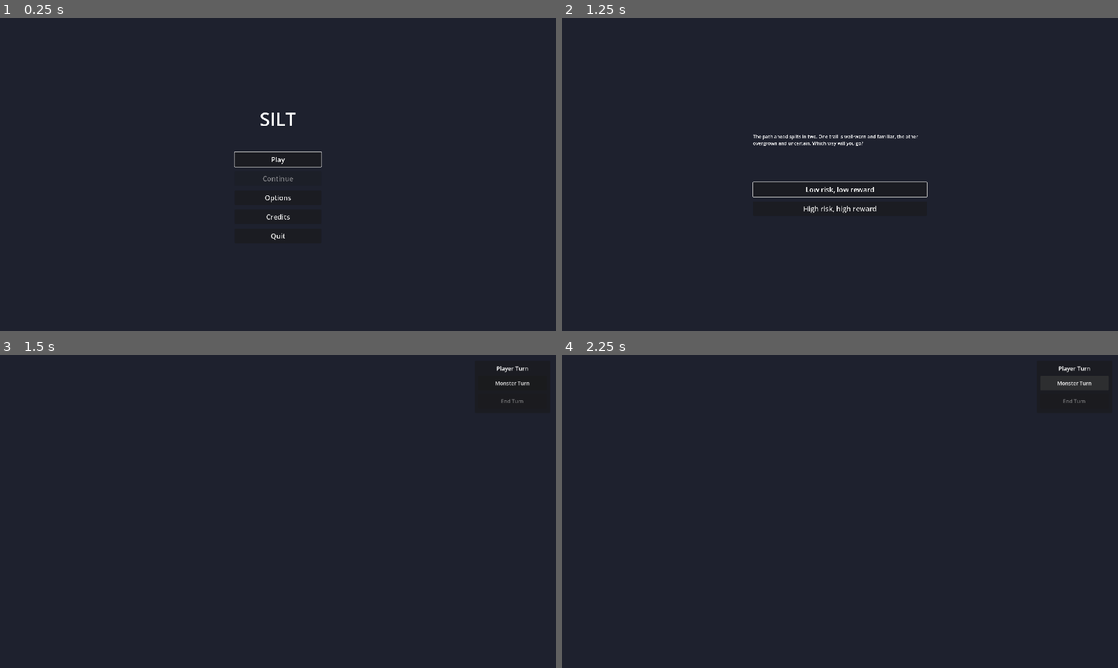
Above: before the commit, frames 1-4 (two rows, left to right).
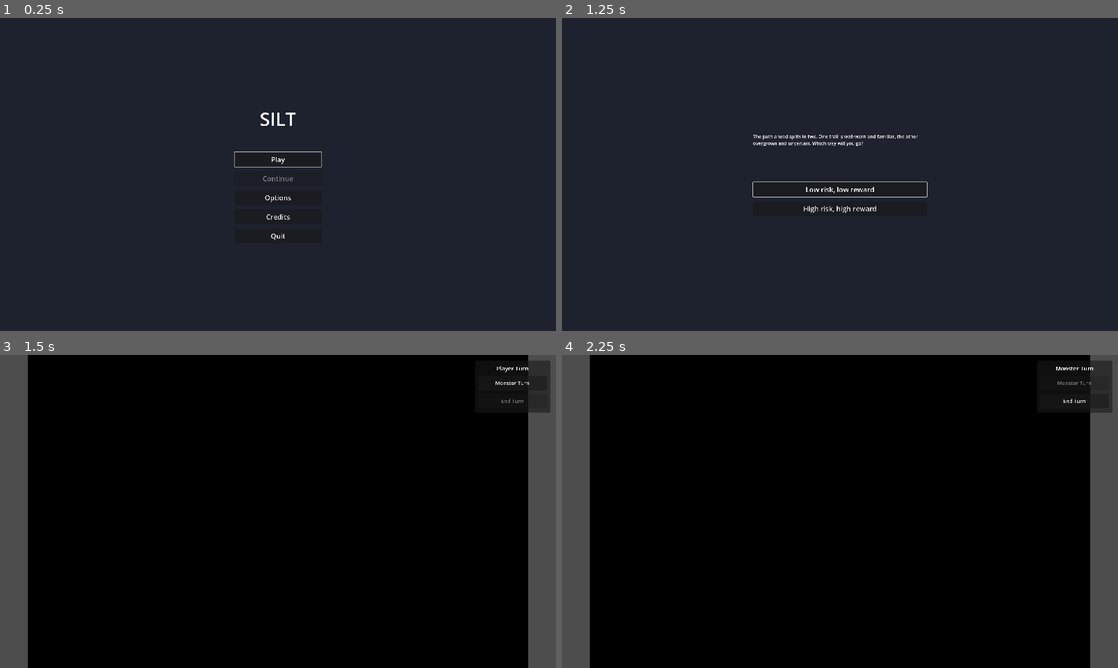
Above: after the commit, the same moments.

Repository: aartcmeijer-hash/silt-2
Game: Godot game, scene res://scenes/menus/main_menu.tscn
The game is run twice, just before and just after one commit, with the same random seed, the same clock (stepped at 60 frames per second) and the same inputs.
Inputs:
- Up to frame 1 (0.25 s): no input
- Up to frame 2 (1.25 s): click "Play" at 0.5 s
- Up to frame 3 (1.5 s): click "Low risk, low reward" at 1.25 s
- Up to frame 4 (2.25 s): click "Monster Turn" at 2 s

Frames 1-2 are identical in both runs. In frame 3, 98% of the frame differs, in the area x 0-100%, y 0-100%; in frame 4, 98%.
Error before the commit: Parse Error: Value of type "Vector3" cannot be assigned to a variable of type "Vector2". (res://scripts/game/tactical_game_screen.gd:51)

Commit message:
feat: convert TacticalGameScreen to 3D
Changes:
- Node2D → Node3D for scene root and EntityContainer
- Camera2D → Camera3D with orthogonal projection
- Remove ColorRect (not needed in 3D)
- Add _setup_camera() to configure isometric view
- Update type annotations from Node2D to Node3D
- Position camera at (0, 300, 300) looking at origin

This completes the 3D conversion for the tactical game screen,
integrating the 3D IsometricGrid and EntityPlaceholder from
previous commits.

Co-Authored-By: Claude Sonnet 4.5 <noreply@anthropic.com>

Diff:
--- a/scenes/game/tactical_game_screen.tscn
+++ b/scenes/game/tactical_game_screen.tscn
@@ -4,21 +4,18 @@
 [ext_resource type="PackedScene" uid="uid://c7isometricgrid" path="res://scenes/game/isometric_grid.tscn" id="2_grid"]
 [ext_resource type="PackedScene" uid="uid://ctacticalui" path="res://scenes/game/tactical_ui.tscn" id="3_ui"]
 
-[node name="TacticalGameScreen" type="Node2D"]
+[node name="TacticalGameScreen" type="Node3D"]
 script = ExtResource("1_tactical")
 
-[node name="ColorRect" type="ColorRect" parent="."]
-offset_right = 1920.0
-offset_bottom = 1080.0
-color = Color(0.118, 0.129, 0.18, 1)
-
-[node name="Camera2D" type="Camera2D" parent="."]
-position = Vector2(960, 540)
+[node name="Camera3D" type="Camera3D" parent="."]
+transform = Transform3D(1, 0, 0, 0, 0.707107, 0.707107, 0, -0.707107, 0.707107, 0, 300, 300)
+projection = 1
+size = 400.0
+far = 1000.0
 
 [node name="IsometricGrid" parent="." instance=ExtResource("2_grid")]
-position = Vector2(960, 380)
 
-[node name="EntityContainer" type="Node2D" parent="IsometricGrid"]
+[node name="EntityContainer" type="Node3D" parent="IsometricGrid"]
 
 [node name="CanvasLayer" type="CanvasLayer" parent="."]
 
--- a/scripts/game/tactical_game_screen.gd
+++ b/scripts/game/tactical_game_screen.gd
@@ -1,11 +1,12 @@
-extends Node2D
+extends Node3D
 ## Main tactical game screen controller.
 ## Manages the isometric grid, entities, and turn-based gameplay.
 
 const ENTITY_PLACEHOLDER_SCENE := preload("res://scenes/game/entity_placeholder.tscn")
 
+@onready var camera: Camera3D = $Camera3D
 @onready var grid: IsometricGrid = $IsometricGrid
-@onready var entity_container: Node2D = $IsometricGrid/EntityContainer
+@onready var entity_container: Node3D = $IsometricGrid/EntityContainer
 @onready var tactical_ui: Control = $CanvasLayer/TacticalUI
 @onready var pause_menu: Control = $CanvasLayer/PauseMenu
 @onready var resume_button: Button = $CanvasLayer/PauseMenu/VBoxContainer/ResumeButton
@@ -22,6 +23,7 @@
 	tactical_ui.monster_turn_pressed.connect(_on_monster_turn_pressed)
 	tactical_ui.end_turn_pressed.connect(_on_end_turn_pressed)
 
+	_setup_camera()
 	pause_menu.hide()
 	_spawn_initial_entities()
 	_update_ui()
@@ -45,11 +47,21 @@
 
 
 func _spawn_entity(id: String, grid_pos: Vector2i, type: EntityPlaceholder.EntityType, label: String, color: Color) -> void:
-	var entity: Node2D = ENTITY_PLACEHOLDER_SCENE.instantiate()
+	var entity: Node3D = ENTITY_PLACEHOLDER_SCENE.instantiate()
 	entity_container.add_child(entity)
 	entity.setup(id, type, label, color)
 	entity.position = grid.grid_to_world(grid_pos.x, grid_pos.y)
 	entities[id] = entity
+
+
+func _setup_camera() -> void:
+	if camera:
+		camera.projection = Camera3D.PROJECTION_ORTHOGONAL
+		camera.size = 400.0
+		camera.far = 1000.0
+		# Position camera for isometric view
+		camera.position = Vector3(0, 300, 300)
+		camera.look_at(Vector3.ZERO, Vector3.UP)
 
 
 func _on_monster_turn_pressed() -> void:
